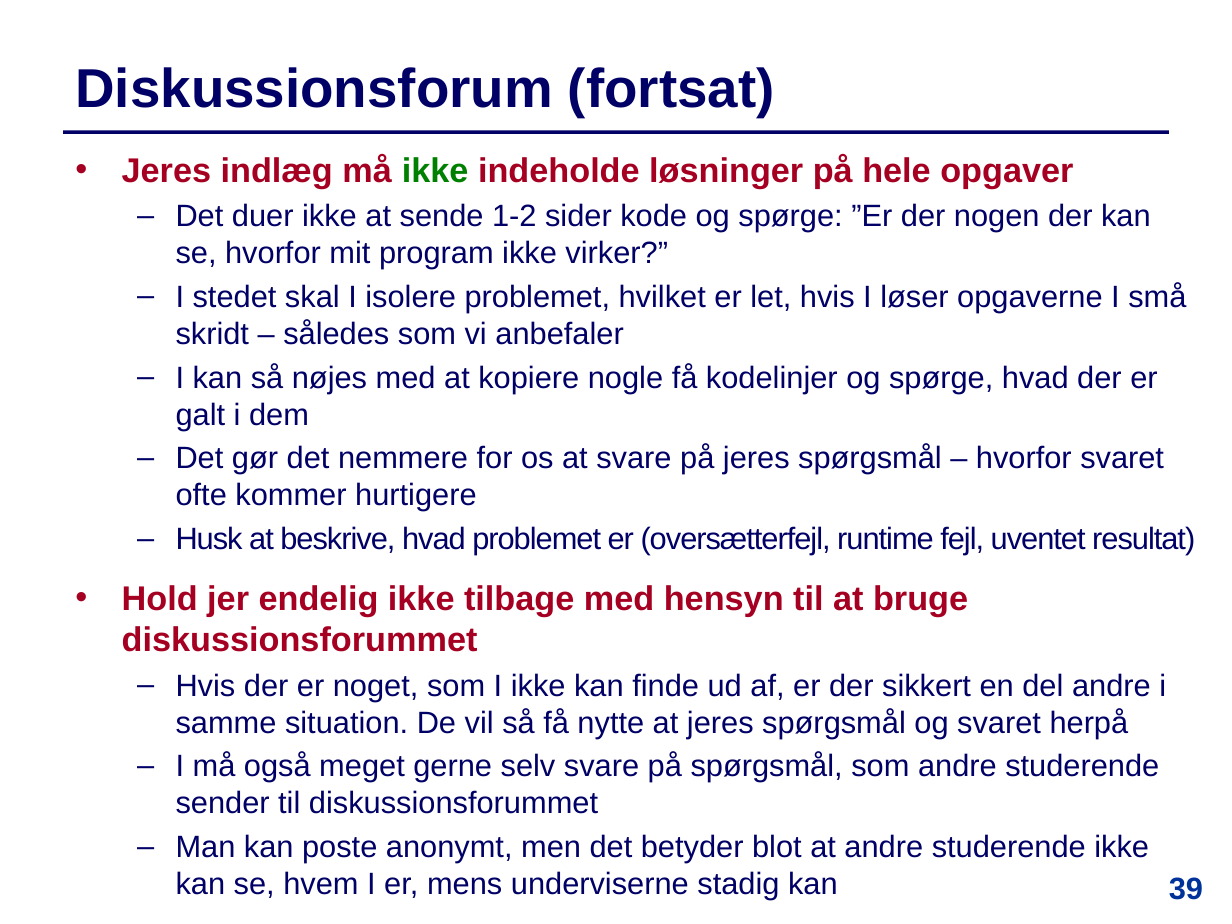
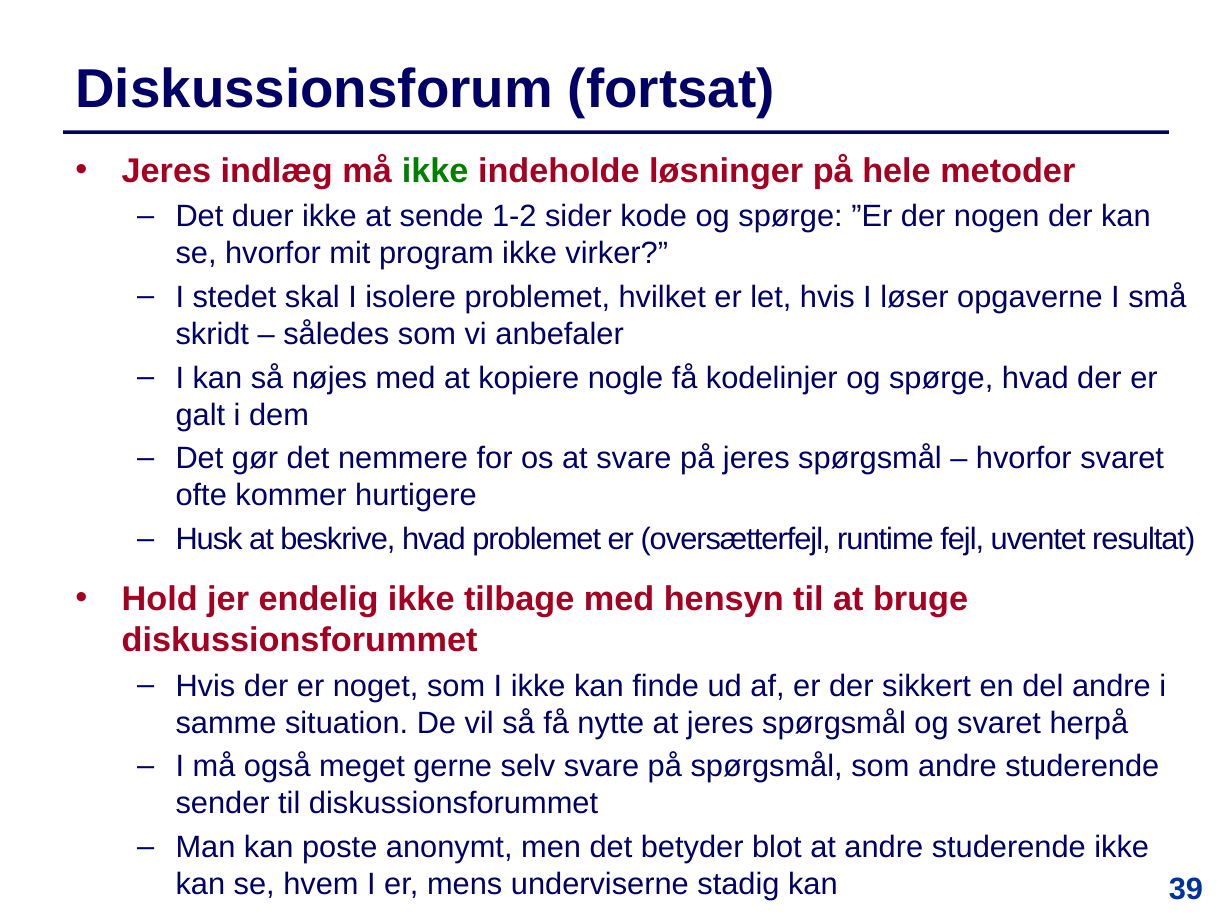
Before and after one commit to IntProgAU/Materiale, a slide deck: slide 39 of web/e24/uge_1a/Slides-Uge1-Mandag.pptx. Drawn at 1232x924 pixels with LibreOffice and Linux fonts; fonts in the diff are those of the drawing. Boxes give left, top, right and bottom in pixels: in the first picture for what was removed or moved away, otherwise in the second. Text is boxed around its words. In the diff, an @@ line names an element or a change of style, - is before the commit and + after.

```diff
--- a/web/e24/uge_1a/Slides-Uge1-Mandag.pptx
+++ b/web/e24/uge_1a/Slides-Uge1-Mandag.pptx
@@ text at bbox=[122, 154, 1075, 188]: text changed @@
-• Jeres indlæg må ikke indeholde løsninger på hele opgaver
+• Jeres indlæg må ikke indeholde løsninger på hele metoder
```
Also in this commit, not shown: 7 other slides changed, 1 other file.
